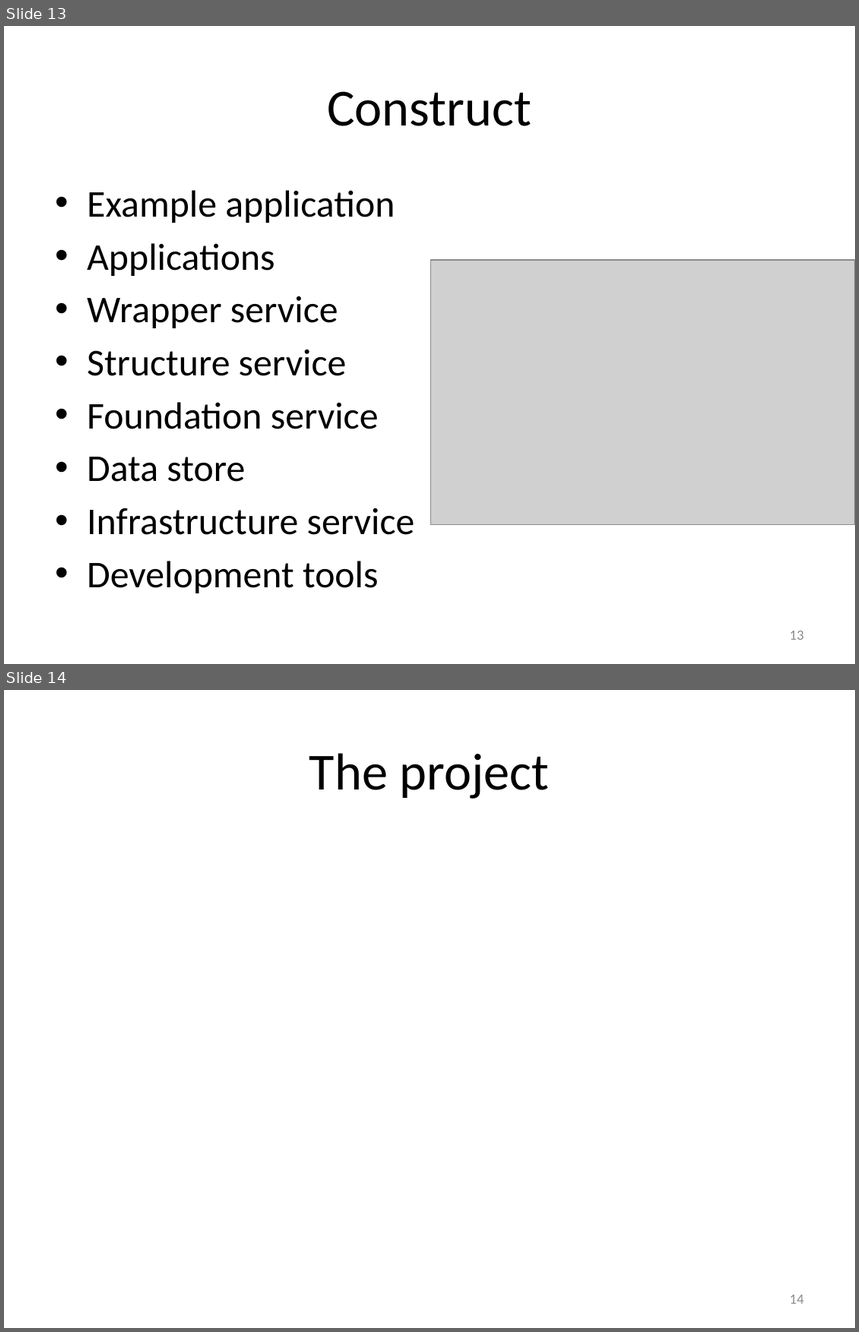
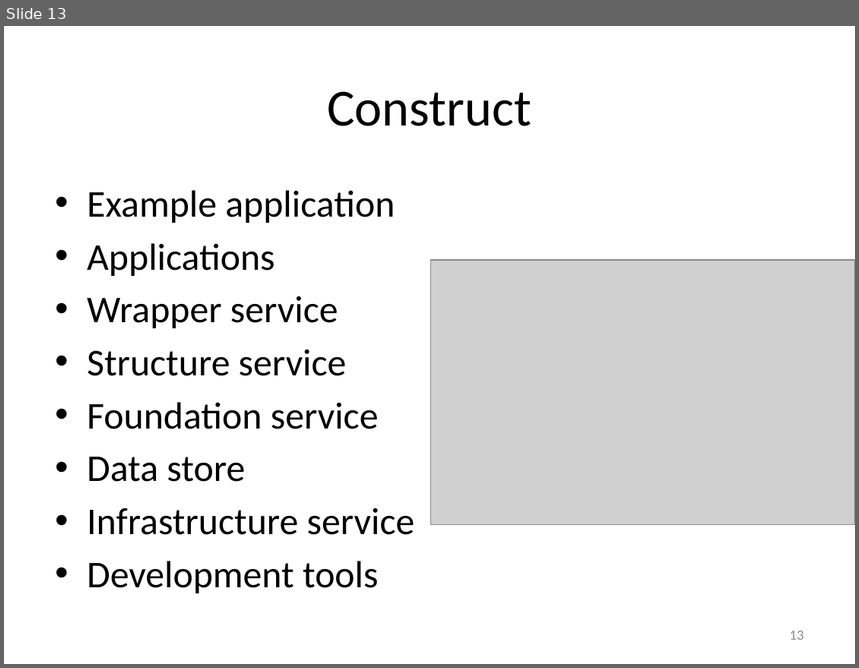
Before and after one commit to isurup/kalle-martin-group, a slide deck: SSE3/MartinPresentation/SSE3_3.pptx. Shown one above the other, each under a label of ours: slides 13 and 14 before the commit, slide 13 after it. The pictures are 859x1332 and 859x668 pixels, drawn with LibreOffice and Linux fonts; fonts in the diff are those of the drawing; grey boxes stand for pictures. Boxes give left, top, right and bottom in pixels: in the first picture for what was removed or moved away, otherwise in the second. Text is boxed around its words. In the diff, an @@ line names an element or a change of style, - is before the commit and + after.

```diff
--- a/SSE3/MartinPresentation/SSE3_3.pptx
+++ b/SSE3/MartinPresentation/SSE3_3.pptx
@@ slide 14 removed at bbox=[4, 690, 855, 1328], background #FFFFFF @@
@@ title removed at bbox=[310, 753, 550, 799] @@
-The project
@@ page number removed at bbox=[790, 1295, 804, 1304] @@
-14
```
Also in this commit, not shown: 4 slides added, 2 other files.
